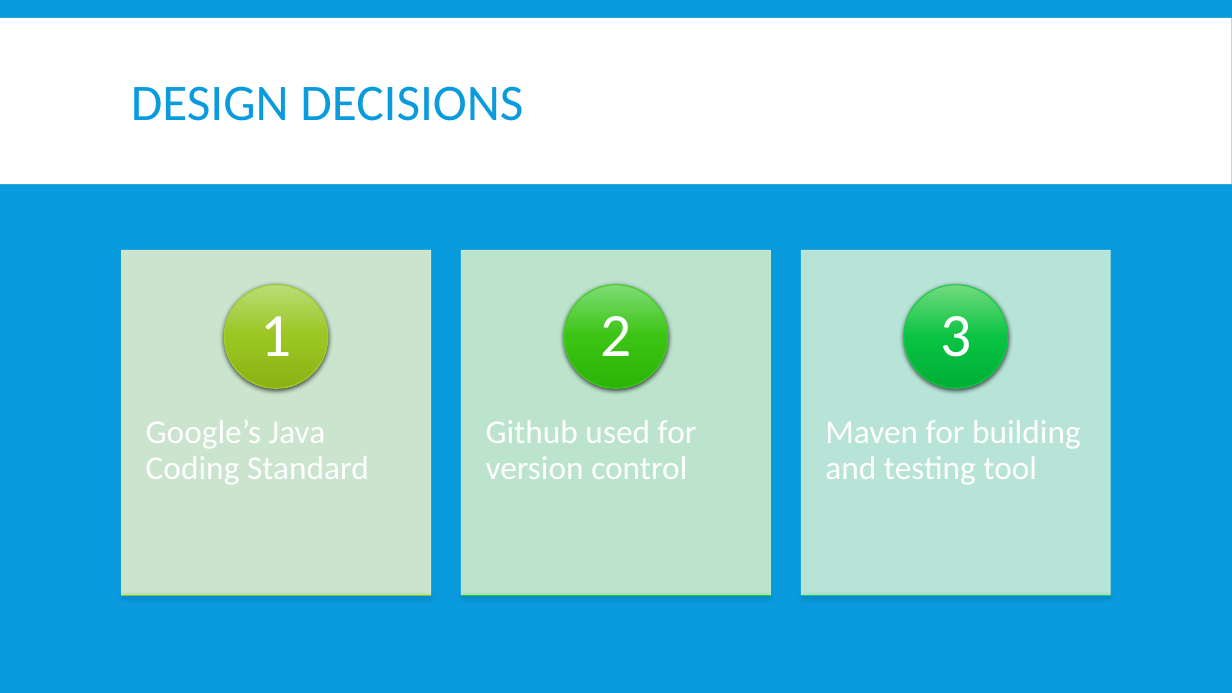
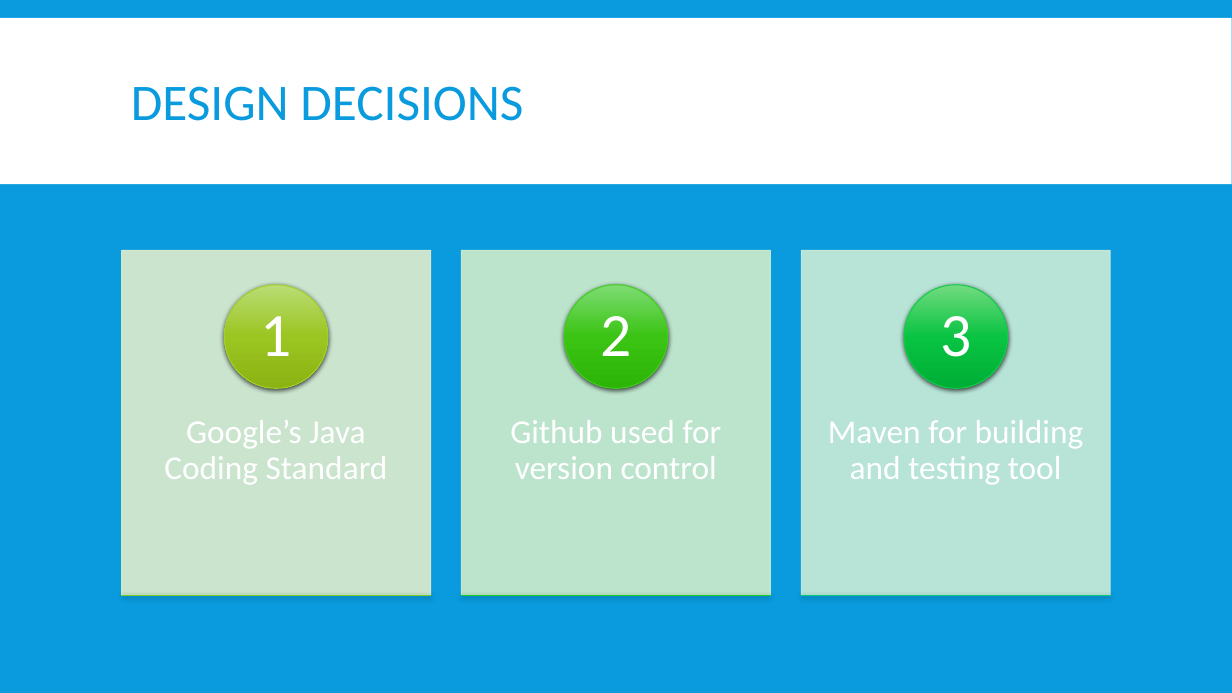
Before and after one commit to OryGregS/SeniorProject, a slide deck: slide 7 of docs/other/FuzzyRecordLinkage.pptx. Drawn at 1232x693 pixels with LibreOffice and Linux fonts; fonts in the diff are those of the drawing. Boxes give left, top, right and bottom in pixels: in the first picture for what was removed or moved away, otherwise in the second. Text is boxed around its words. In the diff, an @@ line names an element or a change of style, - is before the commit and + after.

```diff
--- a/docs/other/FuzzyRecordLinkage.pptx
+++ b/docs/other/FuzzyRecordLinkage.pptx
@@ alignment left to centre in 3 elements at <box>164,420,388,484</box>, <box>510,420,722,479</box>, <box>828,420,1084,485</box> @@
```
Also in this commit, not shown: 11 other slides changed, 2 other files.
